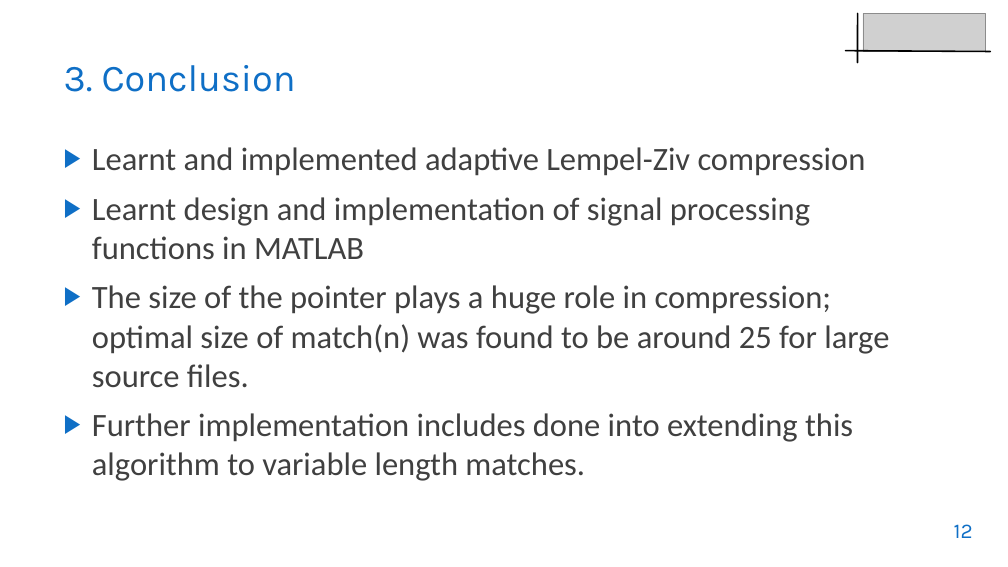
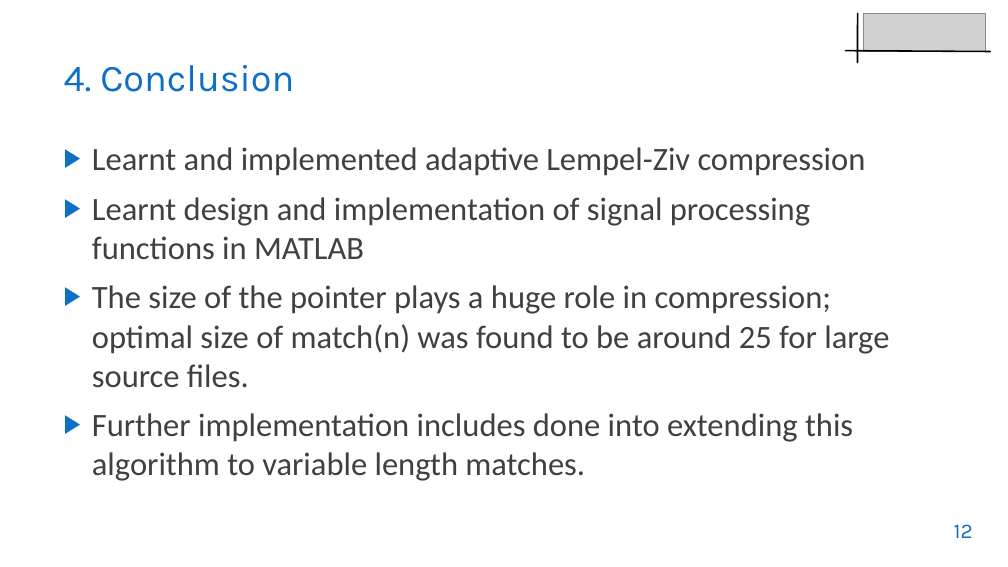
Before and after one commit to muhammad-taha1/SPH-Labs, a slide deck: slide 12 of finalProject/GROUP33_Presentation_FINAL.pptx. Drawn at 1008x567 pixels with LibreOffice and Linux fonts; fonts in the diff are those of the drawing; grey boxes stand for pictures; background and template pictures are left out. Boxes give left, top, right and bottom in pixels: in the first picture for what was removed or moved away, otherwise in the second. Text is boxed around its words. In the diff, an @@ line names an element or a change of style, - is before the commit and + after.

```diff
--- a/finalProject/GROUP33_Presentation_FINAL.pptx
+++ b/finalProject/GROUP33_Presentation_FINAL.pptx
@@ title at [64,65,294,92]: text changed @@
-3. Conclusion
+4. Conclusion
```
Also in this commit, not shown: 4 other slides changed.
